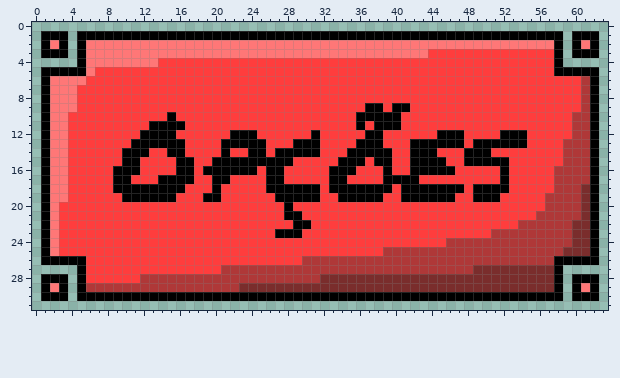
A pixel-art sprite gets an edit: Assets/Art/Sprites & Images/menu_button_1.png. Above: the version before the commit.
The file is 64x32 pixels.
After the commit:
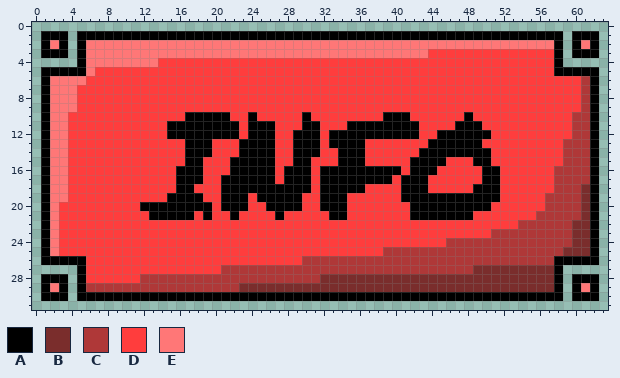
Palette (. is transparent): A #000000  B #7a2d2c  C #af3838  D #ff3d3d  E #ff7777
Changes in this commit:
@@ x 0..63 @@
  8 .AEEEDDDDDDDDDDDDDDDDDDDDDDDDDDDDDDDDDDDDDDDDDDDDDDDDDDDDDDDDCA.
- 9 .AEEEDDDDDDDDDDDDDDDDDDDDDDDDDDDDDDDDAADAADDDDDDDDDDDDDDDDDDDCA.
-10 .AEEDDDDDDDDDDDADDDDDDDDDDDDDDDDDDDDAAAAADDDDDDDDDDDDDDDDDDDCCA.
-11 .AEEDDDDDDDDDAAAADDDDDDDDDDDDDDDDDDDADAAADDDDDDDDDDDDDDDDDDDCCA.
-12 .AEEDDDDDDDDAAAADDDDDDAAADDDDDDADDDDDAADDDDDDAAADDDDAAADDDDDCCA.
-13 .AEEDDDDDDDAAAAAADDDDAAAAADDDAAADDDDAAADDDAAAAAADAAAAAADDDDCCCA.
-14 .AEEDDDDDDAAADDAADDDDADDAADAAAAADDDAAAAADDAAADDDAAADDDDDDDDCCCA.
-15 .AEEDDDDDDAADDDDAADDAAAAAAAAADDDDDAAADAADDAAAADDAAAAADDDDDDCCCA.
-16 .AEEDDDDDAAADDDDAADAAAAAADAADDDDDAAADDDADDAAAAADDDDDADDDDDCCCCA.
-17 .AEEDDDDDAADDDAAAADDAADDDDAADDDDDAADDDDAAAADDDDDDDDDADDDDDCCCCA.
-18 .AEEDDDDDAAAAAAAADDDADDDDDAAAAAADAAAAAAADAAAAAAADAAAADDDDDCCCBA.
-19 .AEEDDDDDDAAAAAADDDAADDDDDDAAAAADDAAAAADDAAAAAADDAAADDDDDCCCCBA.
-20 .AEDDDDDDDDDDDDDDDDDDDDDDDDDADDDDDDDDDDDDDDDDDDDDDDDDDDDDCCCCBA.
-21 .AEDDDDDDDDDDDDDDDDDDDDDDDDDAADDDDDDDDDDDDDDDDDDDDDDDDDDCCCCCBA.
-22 .AEDDDDDDDDDDDDDDDDDDDDDDDDDDAADDDDDDDDDDDDDDDDDDDDDDDCCCCCCBBA.
-23 .AEDDDDDDDDDDDDDDDDDDDDDDDDAAADDDDDDDDDDDDDDDDDDDDDCCCCCCCCCBBA.
+ 9 .AEEEDDDDDDDDDDDDDDDDDDDDDDDDDDDDDDDDDDDDDDDDDDDDDDDDDDDDDDDDCA.
+10 .AEEDDDDDDDDDDDDDAAAAADDADDDDDADDDDDDDDAAADDDDDDADDDDDDDDDDDCCA.
+11 .AEEDDDDDDDDDDDAAAAAAAADAAADDDAADDDAAAAAAAADDDDAAADDDDDDDDDDCCA.
+12 .AEEDDDDDDDDDDDAAAAAAAADAAADDAAADAAAAAAAAAADDAAAAAADDDDDDDDDCCA.
+13 .AEEDDDDDDDDDDDDDAAADDDAAAADDAAADAAAADDDDDDDAAAAAADDDDDDDDDCCCA.
+14 .AEEDDDDDDDDDDDDDAAADDDAAAADDAAADDAAADDDDDDAAAAAAAADDDDDDDDCCCA.
+15 .AEEDDDDDDDDDDDDDAADDDAAAAADDAADDDAAADDDDDAAAADDDAADDDDDDDDCCCA.
+16 .AEEDDDDDDDDDDDDAAADDDAAAAADAAADAAAAAAAAADAAADDDDDAADDDDDDCCCCA.
+17 .AEEDDDDDDDDDDDDAAADDAAAAAADAAADAAAAAAAADAAADDDDDDAADDDDDDCCCCA.
+18 .AEEDDDDDDDDDDDDAADDDAAAAAAAAAADAAAAADDDDAAADDDDDAAADDDDDDCCCBA.
+19 .AEEDDDDDDDDDDDAAAADDAAADAAAAADDAAADDDDDDAAAAAAAAAAADDDDDCCCCBA.
+20 .AEDDDDDDDDDAAAAAAAADAAADDAAAADDAAADDDDDDDAAAAAAAAADDDDDDCCCCBA.
+21 .AEDDDDDDDDDDAAAAADADDADDDDADDDDDAADDDDDDDAAAAAAADDDDDDDCCCCCBA.
+22 .AEDDDDDDDDDDDDDDDDDDDDDDDDDDDDDDDDDDDDDDDDDDDDDDDDDDDCCCCCCBBA.
+23 .AEDDDDDDDDDDDDDDDDDDDDDDDDDDDDDDDDDDDDDDDDDDDDDDDDCCCCCCCCCBBA.
 24 .AEDDDDDDDDDDDDDDDDDDDDDDDDDDDDDDDDDDDDDDDDDDDCCCCCCCCCCCCCCBBA.
